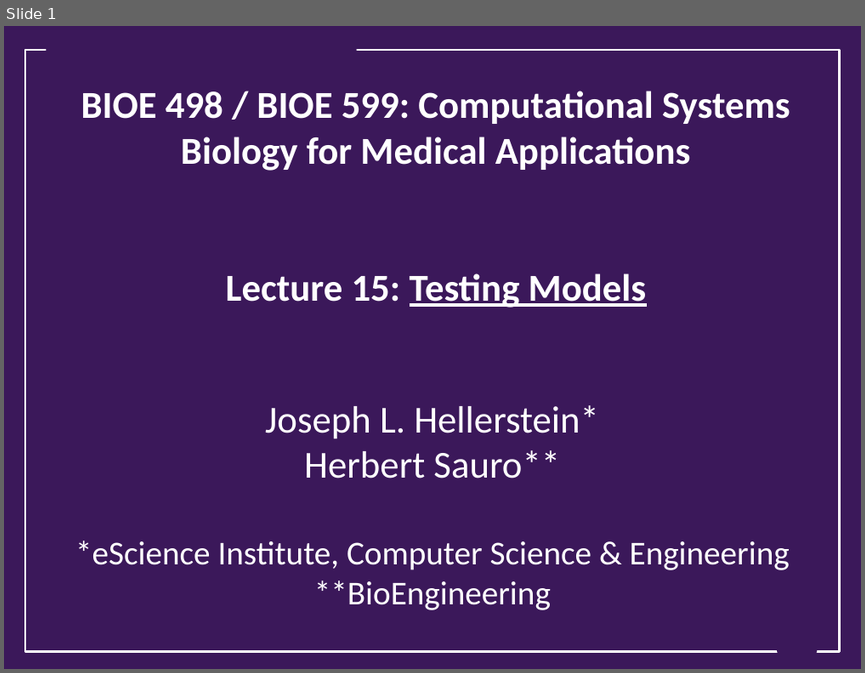
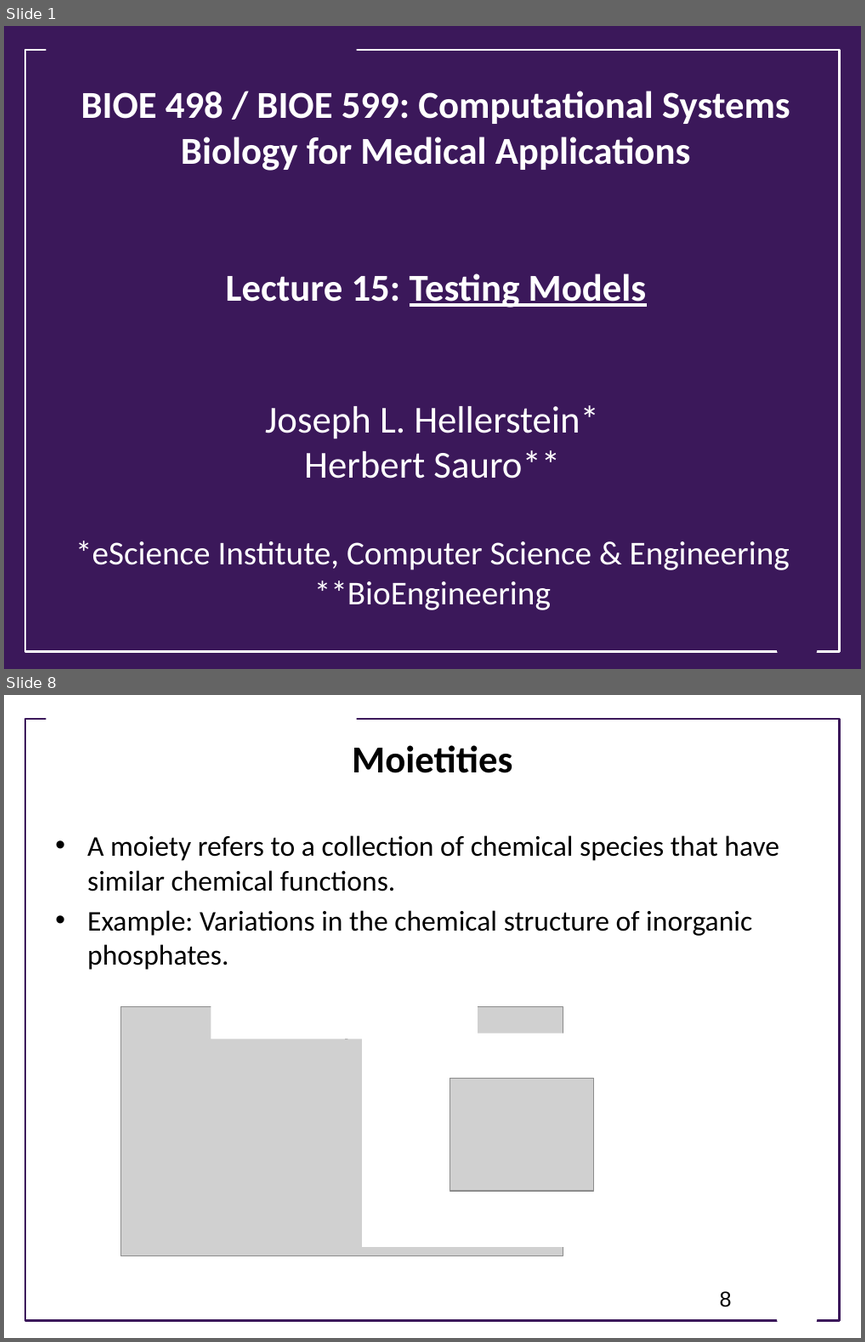
Before and after one commit to ModelEngineering/advancing-biomedical-models, a slide deck: lecture_15/15_static_testing.pptx. Shown one above the other, each under a label of ours: slide 1 before the commit, slides 1 and 8 after it; the slides between them are not shown. The pictures are 865x673 and 865x1342 pixels, drawn with LibreOffice and Linux fonts; fonts in the diff are those of the drawing; grey boxes stand for pictures; background and template pictures are left out. Boxes give left, top, right and bottom in pixels: in the first picture for what was removed or moved away, otherwise in the second. Text is boxed around its words. In the diff, an @@ line names an element or a change of style, - is before the commit and + after.

```diff
--- a/lecture_15/15_static_testing.pptx
+++ b/lecture_15/15_static_testing.pptx
@@ slide 8 added at (x1=4, y1=695, x2=861, y2=1338), background #FFFFFF @@
@@ rectangle added at (x1=25, y1=719, x2=840, y2=1321), outline #3B185A 1.75 pt @@
@@ rectangle added at (x1=46, y1=709, x2=356, y2=730), fill #FFFFFF @@
@@ title added at (x1=352, y1=745, x2=512, y2=773), 32 pt, text #000000, bold @@
+Moietities
@@ text added at (x1=87, y1=835, x2=779, y2=970), 24 pt, text #000000 @@
+• A moiety refers to a collection of chemical species that have similar chemical functions.
+• Example: Variations in the chemical structure of inorganic phosphates.
@@ picture added at (x1=120, y1=1006, x2=562, y2=1255) @@
@@ rectangle added at (x1=211, y1=1006, x2=477, y2=1038), fill #FFFFFF @@
@@ picture added at (x1=292, y1=1051, x2=318, y2=1086) @@
@@ rectangle added at (x1=362, y1=1033, x2=629, y2=1247), fill #FFFFFF @@
@@ picture added at (x1=158, y1=1053, x2=230, y2=1148) @@
@@ picture added at (x1=234, y1=1052, x2=261, y2=1087) @@
@@ picture added at (x1=450, y1=1078, x2=595, y2=1191) @@
@@ page number added at (x1=720, y1=1291, x2=732, y2=1307), 18 pt, text #000000 @@
+8
@@ trapezoid added at (x1=769, y1=1290, x2=824, y2=1327), fill #FFFFFF @@
```
Also in this commit, not shown: 1 slide changed, 13 other slides added.
